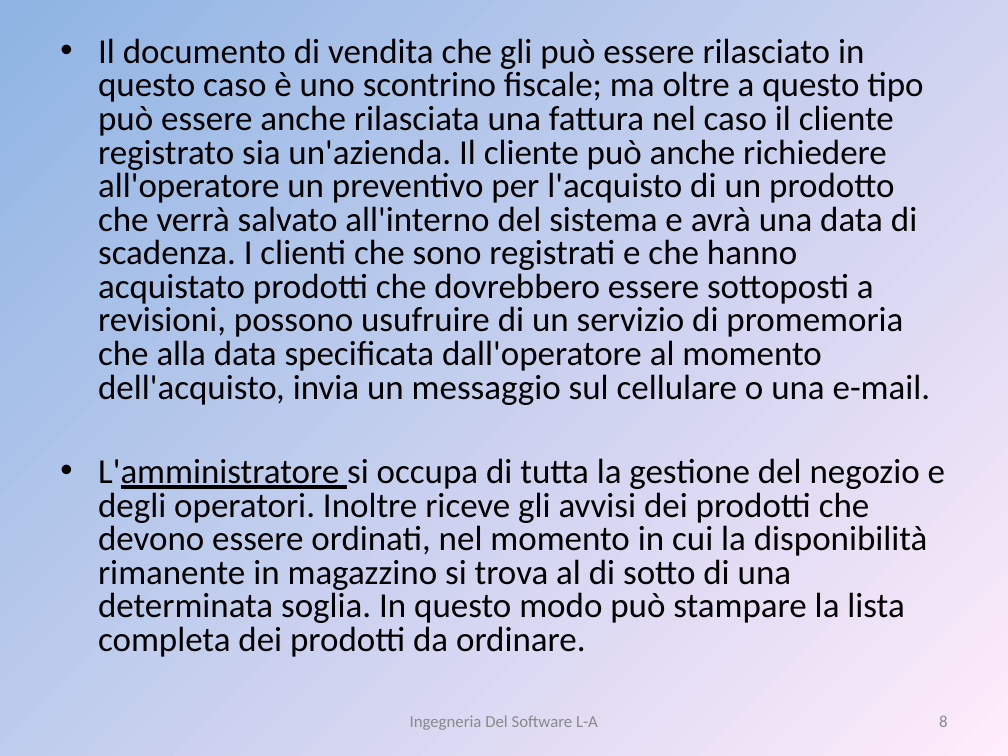
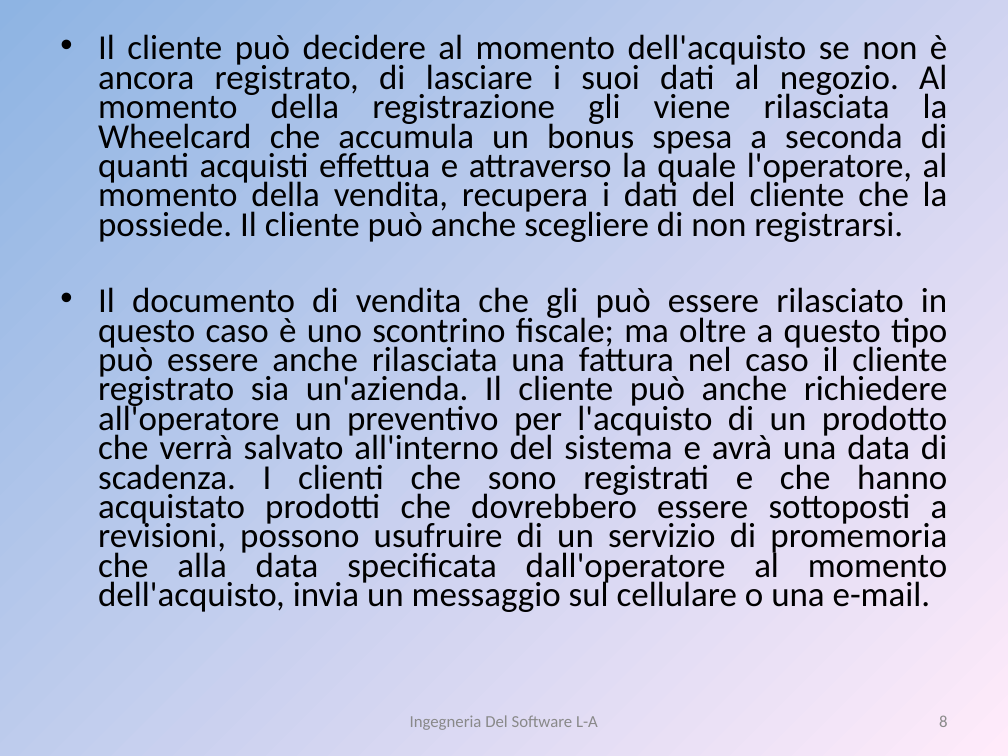
Before and after one commit to liannario/ingsoftbo, a slide deck: slide 8 of ViaggiateSicuri.ppt. Drawn at 1008x756 pixels with LibreOffice and Linux fonts; fonts in the diff are those of the drawing. Boxes give left, top, right and bottom in pixels: in the first picture for what was removed or moved away, otherwise in the second. Text is boxed around its words. In the diff, an @@ line names an element or a change of style, - is before the commit and + after.

```diff
--- a/ViaggiateSicuri.ppt
+++ b/ViaggiateSicuri.ppt
@@ text at [98,34,948,242]: paragraph added @@
+• Il cliente può decidere al momento dell'acquisto se non è ancora registrato, di lasciare i suoi dati al negozio. Al momento della registrazione gli viene rilasciata la Wheelcard che accumula un bonus spesa a seconda di quanti acquisti effettua e attraverso la quale l'operatore, al momento della vendita, recupera i dati del cliente che la possiede. Il cliente può anche scegliere di non registrarsi.
@@ text at [98,287,948,612]: alignment left to justified; line spacing 0.8 to 0.7 @@
@@ text at [98,458,945,657]: paragraph removed @@
-• L'amministratore si occupa di tutta la gestione del negozio e degli operatori. Inoltre riceve gli avvisi dei prodotti che devono essere ordinati, nel momento in cui la disponibilità rimanente in magazzino si trova al di sotto di una determinata soglia. In questo modo può stampare la lista completa dei prodotti da ordinare.
```
Also in this commit, not shown: 2 other slides changed.
